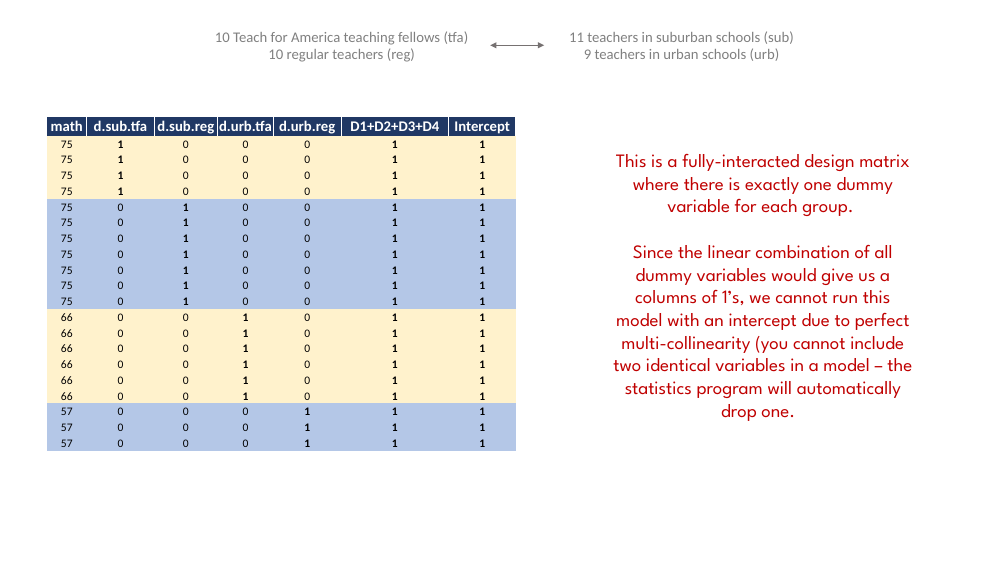
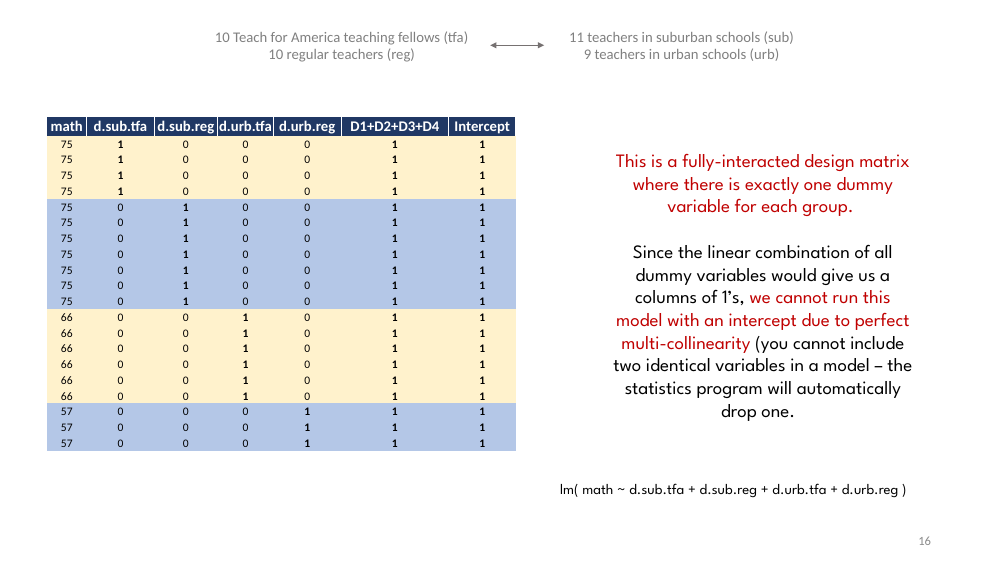
Before and after one commit to Watts-College/cpp-523-template, a slide deck: slide 16 of lectures/hypotheses-tests-with-dummy-variables.pptx. Drawn at 1008x567 pixels with LibreOffice and Linux fonts; fonts in the diff are those of the drawing. Boxes give left, top, right and bottom in pixels: in the first picture for what was removed or moved away, otherwise in the second. Text is boxed around its words. In the diff, an @@ line names an element or a change of style, - is before the commit and + after.

```diff
--- a/lectures/hypotheses-tests-with-dummy-variables.pptx
+++ b/lectures/hypotheses-tests-with-dummy-variables.pptx
@@ text at <box>613,244,912,421</box>: text colour #C00000 to #000000 in "Since the linear combination of all dummy ..." @@
@@ text added at <box>560,483,899,498</box>, 14 pt, text #000000 @@
+lm( math ~ d.sub.tfa + d.sub.reg + d.urb.tfa + d.urb.reg )
@@ page number added at <box>918,536,931,545</box>, 12 pt, text #8C8C8C @@
+16
```
Also in this commit, not shown: 31 other slides changed, 3 slides added, 1 other file.
